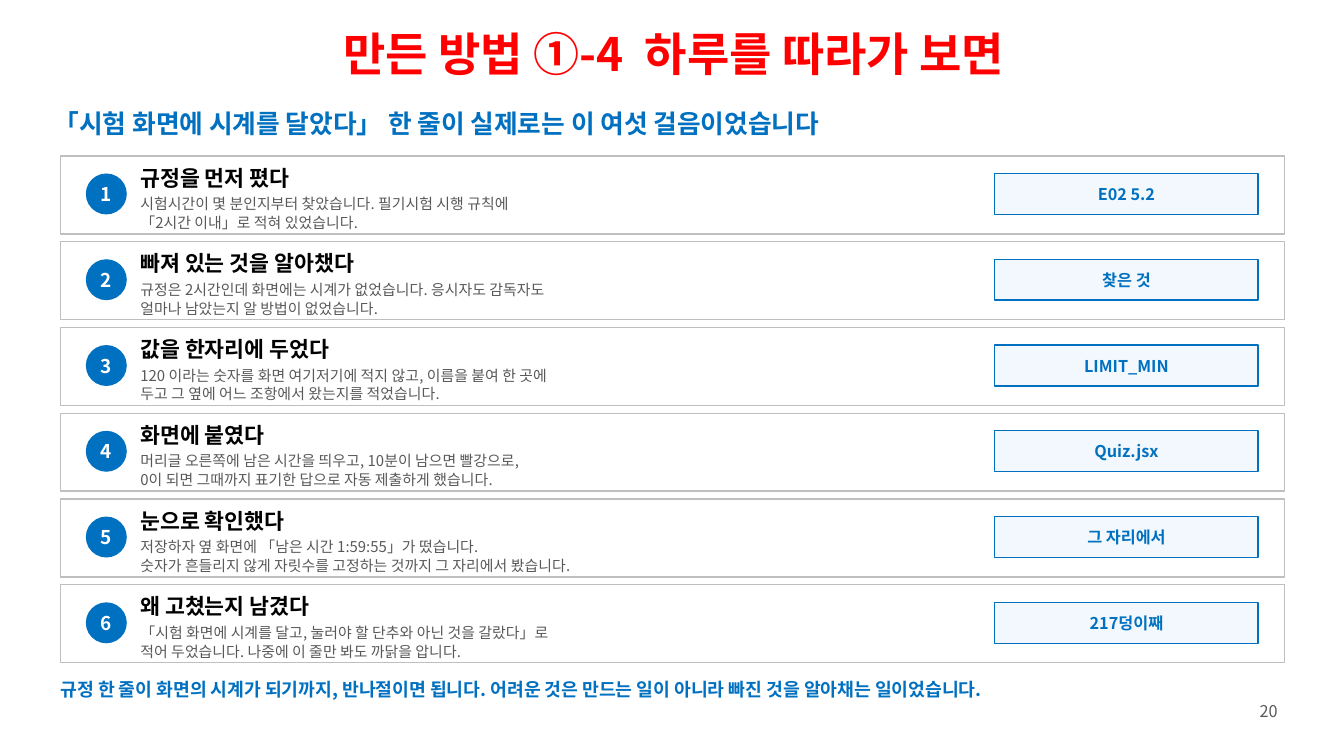
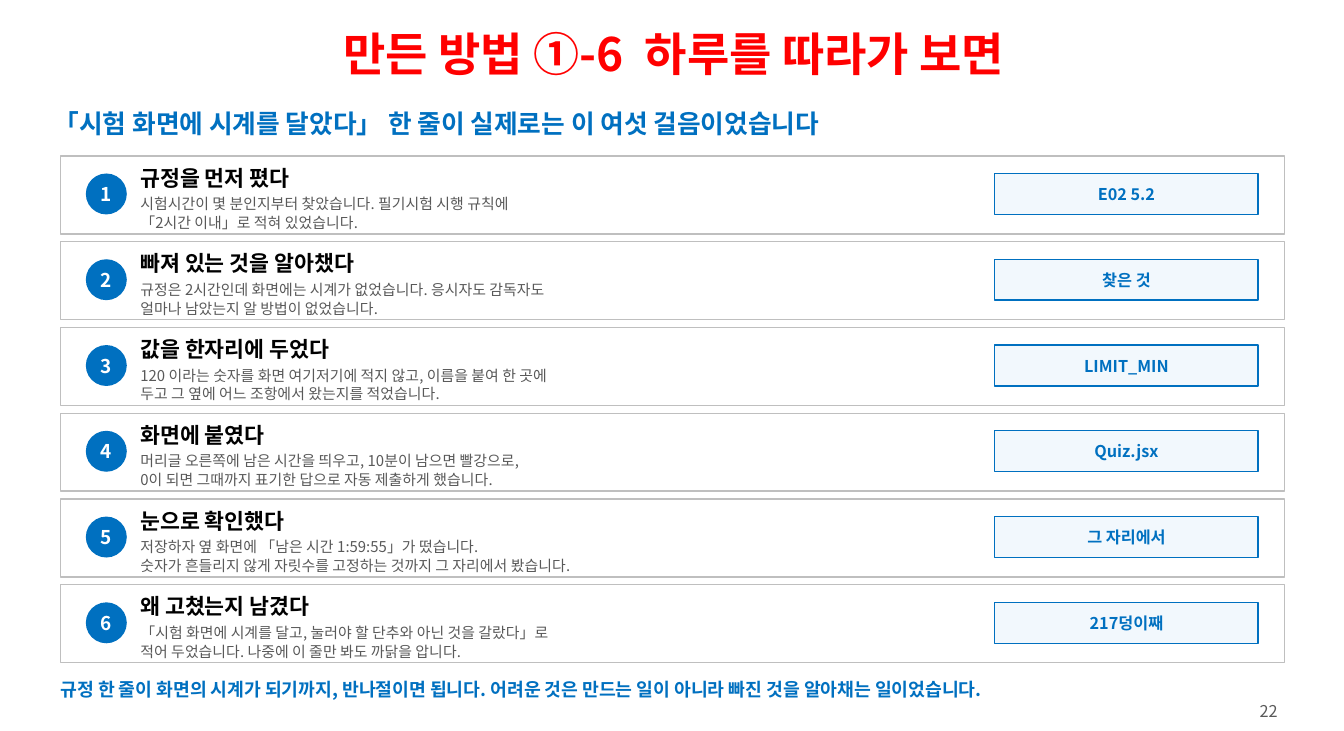
Before and after one commit to ys1277-sys/HIENDT-CBT, a slide deck: slide 22 of docs/발표자료-CBT-2026-08.pptx (slide 20 before the commit). Drawn at 1344x731 pixels with LibreOffice and Linux fonts; fonts in the diff are those of the drawing. Boxes give left, top, right and bottom in pixels: in the first picture for what was removed or moved away, otherwise in the second. Text is boxed around its words. In the diff, an @@ line names an element or a change of style, - is before the commit and + after.

```diff
--- a/docs/발표자료-CBT-2026-08.pptx
+++ b/docs/발표자료-CBT-2026-08.pptx
@@ text at (344,32,1005,76): text changed @@
-만든 방법 ①-4 하루를 따라가 보면
+만든 방법 ①-6 하루를 따라가 보면
@@ text at (1260,705,1278,717): text changed @@
-20
+22
```
Also in this commit, not shown: 16 other slides changed, 3 slides added, 1 other file.
